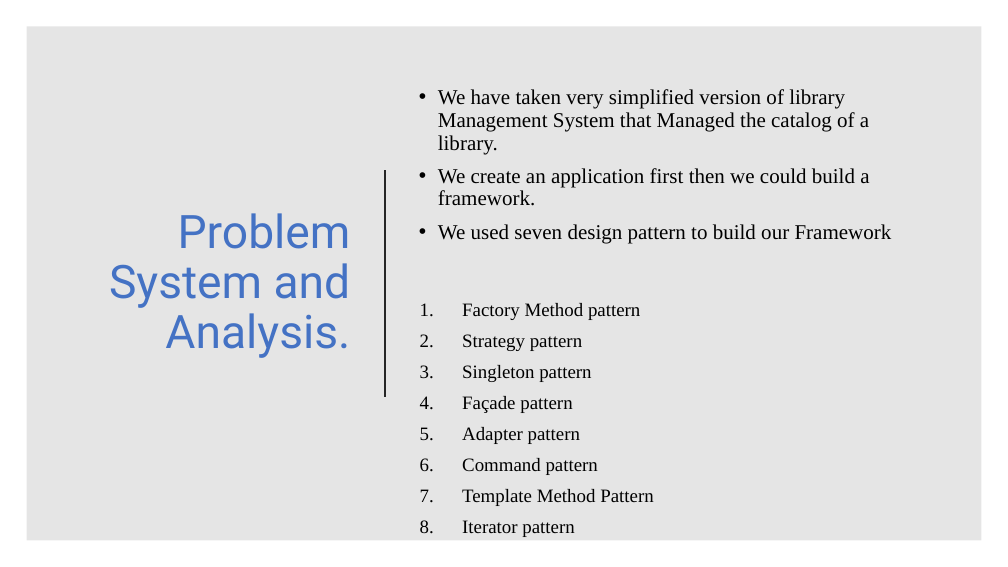
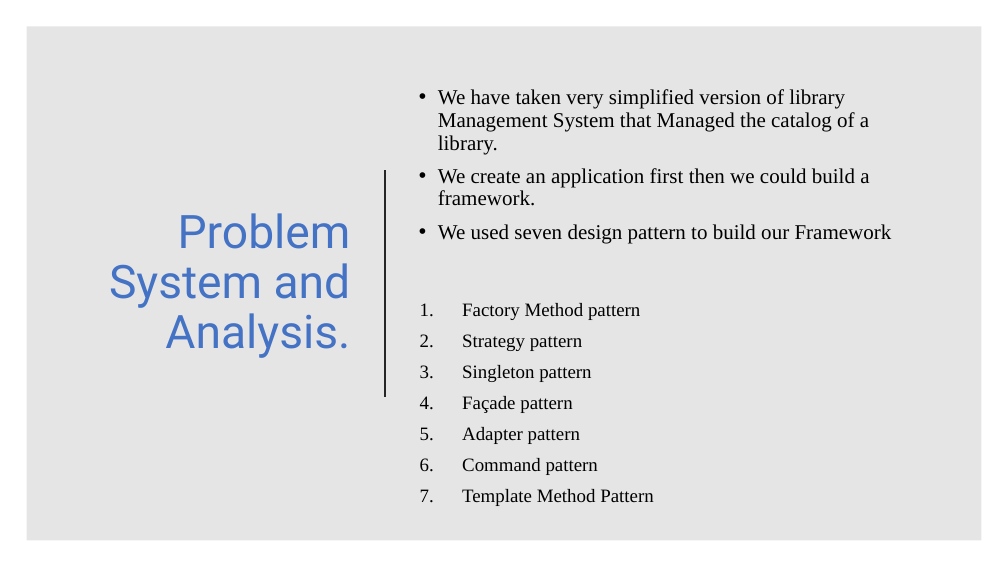
Before and after one commit to asdprojectlibrary/FrameworkLibraryProject, a slide deck: slide 3 of New Microsoft PowerPoint Presentation1.pptx. Drawn at 1008x567 pixels with LibreOffice and Linux fonts; fonts in the diff are those of the drawing. Boxes give left, top, right and bottom in pixels: in the first picture for what was removed or moved away, otherwise in the second. Text is boxed around its words. In the diff, an @@ line names an element or a change of style, - is before the commit and + after.

```diff
--- a/New Microsoft PowerPoint Presentation1.pptx
+++ b/New Microsoft PowerPoint Presentation1.pptx
@@ text at (462, 520, 574, 537): paragraph removed @@
-8. Iterator pattern
```
